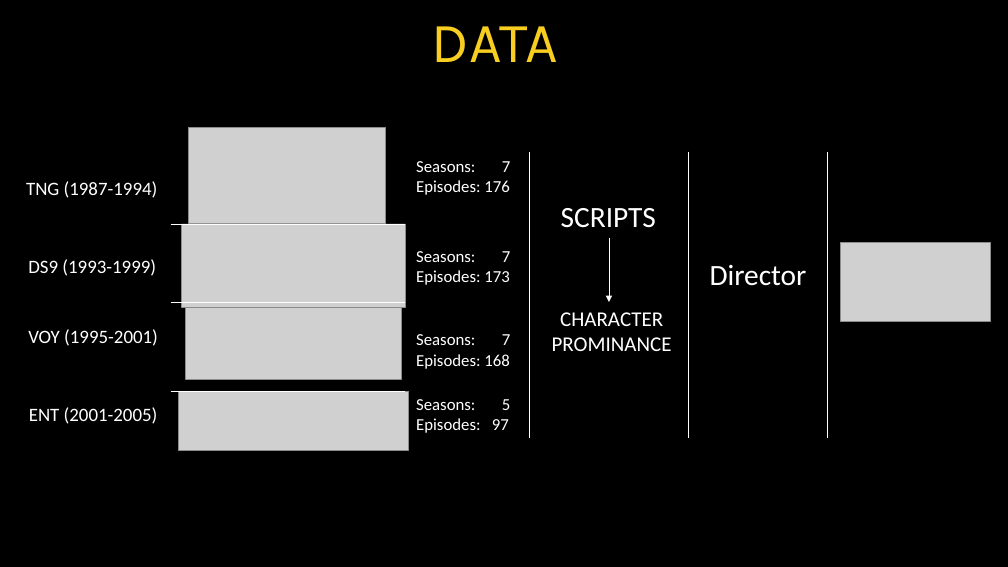
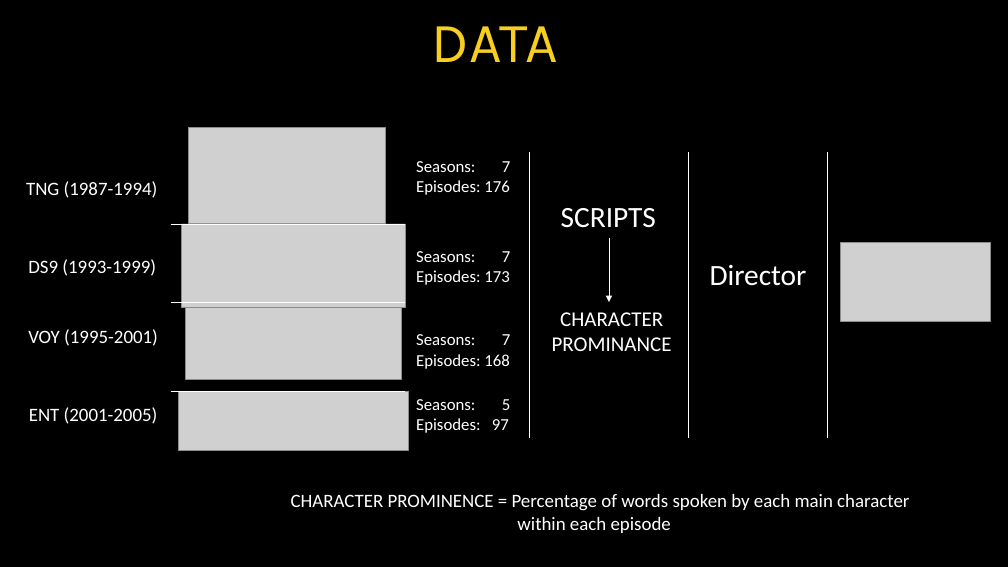
Before and after one commit to satvikk/StarTrek_StatsFinalProject, a slide deck: slide 2 of presentation/satvikkishoew_finalproj.pptx. Drawn at 1008x567 pixels with LibreOffice and Linux fonts; fonts in the diff are those of the drawing; grey boxes stand for pictures. Boxes give left, top, right and bottom in pixels: in the first picture for what was removed or moved away, otherwise in the second. Text is boxed around its words. In the diff, an @@ line names an element or a change of style, - is before the commit and + after.

```diff
--- a/presentation/satvikkishoew_finalproj.pptx
+++ b/presentation/satvikkishoew_finalproj.pptx
@@ text added at [291, 494, 909, 533], 18 pt, text #FFFFFF @@
+CHARACTER PROMINENCE = Percentage of words spoken by each main character
+within each episode
```
Also in this commit, not shown: 3 slides added, 1 slide removed, 11 other files.
